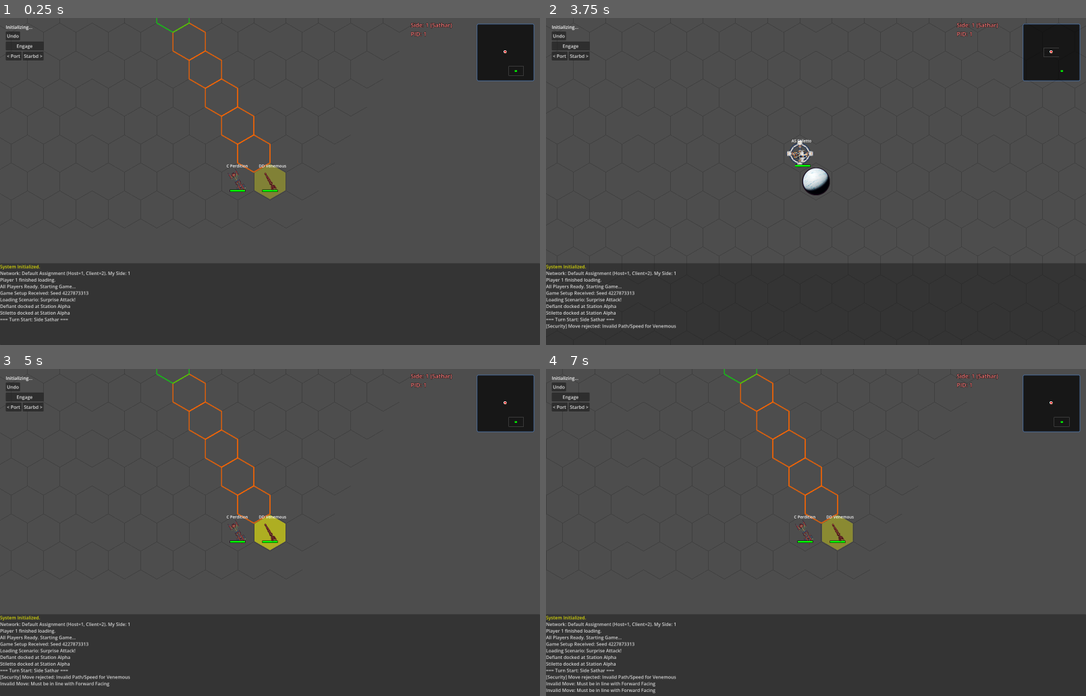
Above: before the commit, frames 1-4 (two rows, left to right).
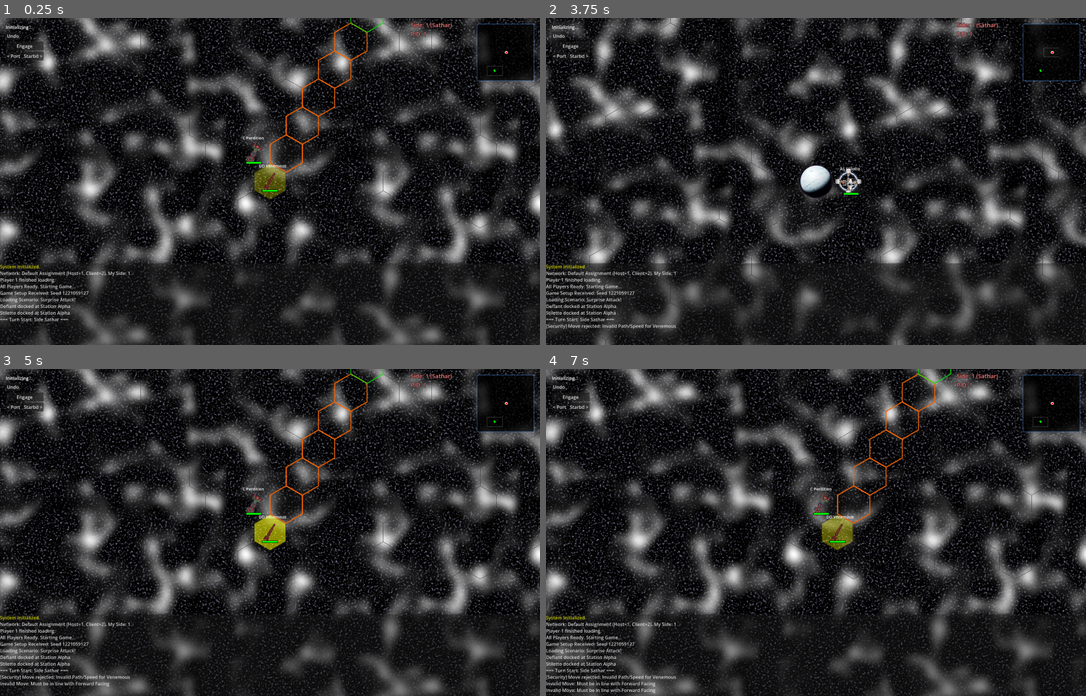
Above: after the commit, the same moments.

Repository: jjeffers/sf-kh-simulator
Game: Godot game, scene res://Scenes/Main.tscn
Same seed, same stepped clock (60 frames per second), same inputs: the game is played once before the commit and once after it. This scene is started directly instead of the project's main scene.
Inputs (mouse positions are in pixels of both pictures, inside the frame that each line leads up to):
- Up to frame 1 (0.25 s): no input
- Up to frame 2 (3.75 s): click "Undo" at 0.5 s; click "Engage" at 1.25 s; click "< Port" at 2 s; click "Starbd >" at 2.75 s; tap Enter at 3.5 s; drag from (1053, 53) to (870, 109) at 3.52 s
- Up to frame 3 (5 s): tap Space at 4.25 s; drag from (162, 548) to (243, 597) at 4.27 s
- Up to frame 4 (7 s): tap Enter at 5 s; move the mouse to (870, 460) at 5.02 s; hold D 5.03-5.75 s; tap Alt at 5.1 s; drag from (789, 597) to (654, 483) at 5.77 s; move the mouse to (978, 581) at 6.52 s; hold A from 6.53 s (still down); tap Q at 6.6 s; tap Space at 6.77 s

The runs differ from the first frame. In frame 1, 73% of the frame differs, in the area x 0-100%, y 0-100%; in frame 2, 72%; in frame 3, 73%; in frame 4, 73%.

Commit message:
Add Procedural Starfield Background using ParallaxBackground and NoiseTexture2D

Diff:
--- a/Scripts/GameManager.gd
+++ b/Scripts/GameManager.gd
@@ -100,8 +100,85 @@
 
 	_setup_ui()
 	_setup_selection_highlight()
+	_setup_background()
 	queue_redraw()
 	_spawn_planets()
+
+func _setup_background():
+	# Procedural Starfield using ParallaxBackground and NoiseTexture2D
+	var bg = ParallaxBackground.new()
+	bg.name = "StarfieldBackground"
+	add_child(bg)
+
+	# Layer 1: Distant Stars (Slow movement)
+	var layer1 = ParallaxLayer.new()
+	layer1.name = "StarsLayer_Far"
+	layer1.motion_scale = Vector2(0.05, 0.05) # Very slow parallax (distance)
+	layer1.motion_mirroring = Vector2(2048, 2048) # Infinite scrolling match size
+	bg.add_child(layer1)
+
+	var texture_rect = TextureRect.new()
+	texture_rect.name = "StarsTexture"
+	texture_rect.size = Vector2(2048, 2048)
+	texture_rect.stretch_mode = TextureRect.STRETCH_TILE
+
+	# Create Noise Texture
+	var noise = FastNoiseLite.new()
+	noise.seed = randi()
+	noise.frequency = 0.1
+	noise.fractal_type = FastNoiseLite.FRACTAL_FBM
+
+	var noise_tex = NoiseTexture2D.new()
+	noise_tex.width = 1024
+	noise_tex.height = 1024
+	noise_tex.in_3d_space = false
+	noise_tex.seamless = true
+	noise_tex.noise = noise
+	# Use a Gradient to make it look like stars (mostly black, some white dots)
+	var gradient = Gradient.new()
+	gradient.add_point(0.0, Color.BLACK)
+	gradient.add_point(0.6, Color.BLACK) # Threshold
+	gradient.add_point(0.95, Color(1, 1, 1, 0.5)) # Dim stars
+	gradient.add_point(1.0, Color.WHITE) # Bright stars
+	noise_tex.color_ramp = gradient
+
+	texture_rect.texture = noise_tex
+	# Darkening Modulate for deep space feel
+	texture_rect.modulate = Color(0.8, 0.8, 1.0, 1.0)
+
+	layer1.add_child(texture_rect)
+
+	# Layer 2: Nebula / Closer Stars (Slightly faster)
+	var layer2 = ParallaxLayer.new()
+	layer2.name = "StarsLayer_Near"
+	layer2.motion_scale = Vector2(0.1, 0.1)
+	layer2.motion_mirroring = Vector2(2048, 2048)
+	bg.add_child(layer2)
+
+	var nebula_rect = TextureRect.new()
+	nebula_rect.size = Vector2(2048, 2048)
+	nebula_rect.stretch_mode = TextureRect.STRETCH_TILE
+
+	var noise2 = FastNoiseLite.new()
+	noise2.seed = randi() + 100
+	noise2.frequency = 0.005 # Lower freq for clouds
+	noise2.fractal_octaves = 2
+
+	var nebula_tex = NoiseTexture2D.new()
+	nebula_tex.width = 1024
+	nebula_tex.height = 1024
+	nebula_tex.seamless = true
+	nebula_tex.noise = noise2
+
+	var grad2 = Gradient.new()
+	grad2.add_point(0.0, Color(0, 0, 0, 0)) # Transparent
+	grad2.add_point(0.4, Color(0, 0, 0, 0))
+	grad2.add_point(1.0, Color(0.1, 0, 0.2, 0.3)) # Faint purple/blue nebula
+	nebula_tex.color_ramp = grad2
+
+	nebula_rect.texture = nebula_tex
+	layer2.add_child(nebula_rect)
+
 
 	# Network Setup
 	var setup = NetworkManager.game_setup_data
